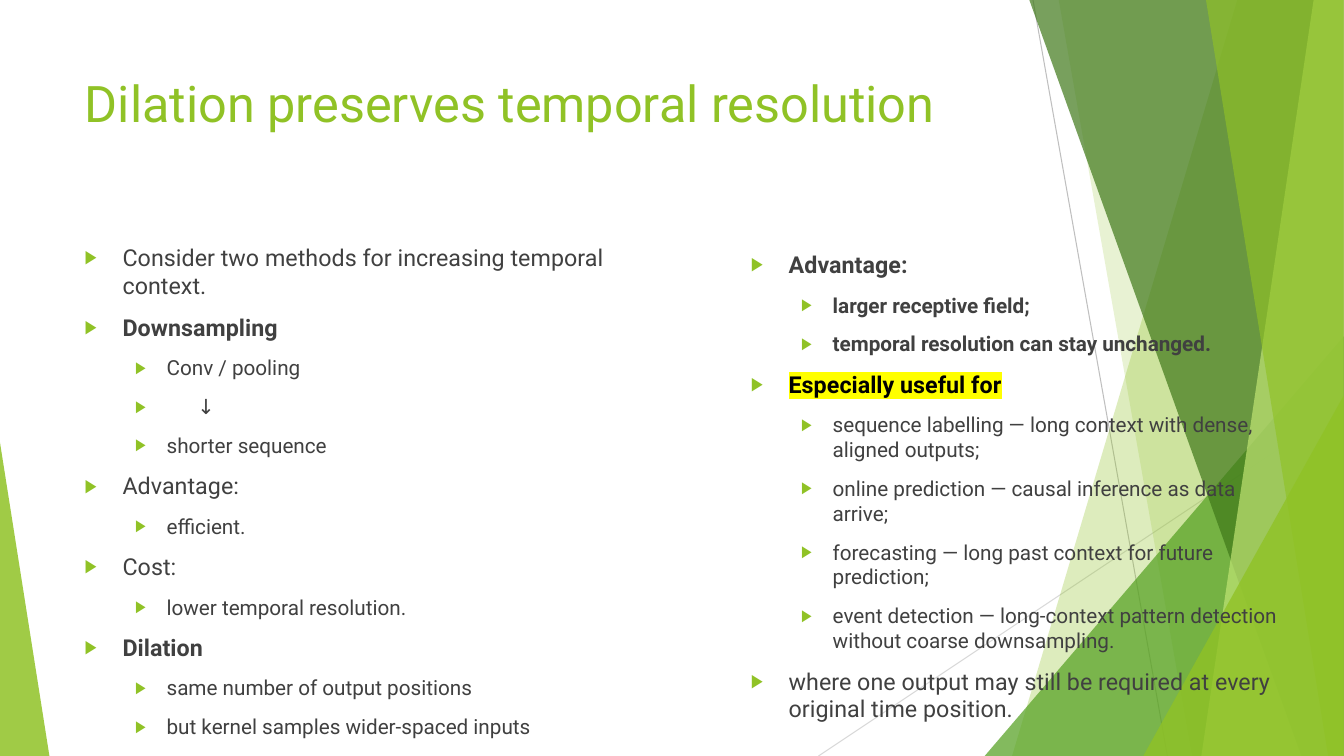
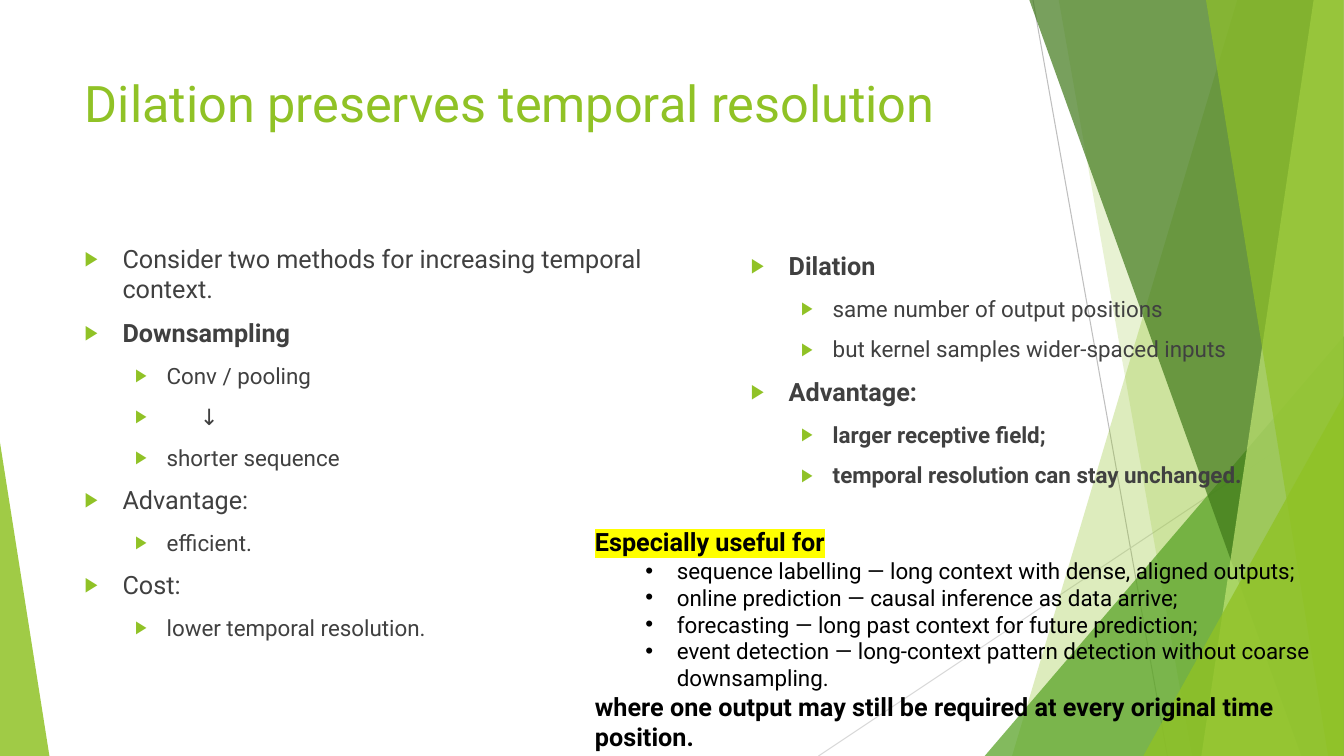
Before and after one commit to FranzGH/timeseries, a slide deck: slide 160 of Slides/05 CNNs.pptx. Drawn at 1344x756 pixels with LibreOffice and Linux fonts; fonts in the diff are those of the drawing. Boxes give left, top, right and bottom in pixels: in the first picture for what was removed or moved away, otherwise in the second. Text is boxed around its words. In the diff, an @@ line names an element or a change of style, - is before the commit and + after.

```diff
--- a/Slides/05 CNNs.pptx
+++ b/Slides/05 CNNs.pptx
@@ text "Consider two methods for increasing ..." at box(123, 249, 641, 641): size 16.6 to 18 pt in "Consider two methods for increasing temporal context.", "Downsampling", "Advantage:", "Cost:"; size 14.8 to 16 pt in "Conv / pooling", "↓", "shorter sequence", "efficient." and 1 more places @@
@@ text at box(789, 256, 1225, 363): paragraphs added @@
+▶ Dilation
+  ▶ same number of output positions
+  ▶ but kernel samples wider-spaced inputs
@@ text at box(789, 375, 1276, 724): paragraphs removed @@
-▶ Especially useful for
-  ▶ sequence labelling — long context with dense, aligned outputs;
-  ▶ online prediction — causal inference as data arrive;
-  ▶ forecasting — long past context for future prediction;
-  ▶ event detection — long-context pattern detection without coarse downsampling.
-▶ where one output may still be required at every original time position.
@@ text at box(789, 382, 1242, 489): size 16.6 to 18 pt in "Advantage:"; size 14.8 to 16 pt in "larger receptive field;", "temporal resolution can stay unchanged." @@
@@ text added at box(595, 532, 1309, 751), 16 pt, text #000000 @@
+Especially useful for
+  • sequence labelling — long context with dense, aligned outputs;
+  • online prediction — causal inference as data arrive;
+  • forecasting — long past context for future prediction;
+  • event detection — long-context pattern detection without coarse downsampling.
+where one output may still be required at every original time position.
@@ text at box(123, 638, 530, 738): paragraphs removed @@
-▶ Dilation
-  ▶ same number of output positions
-  ▶ but kernel samples wider-spaced inputs
```
Also in this commit, not shown: 90 other slides changed.
